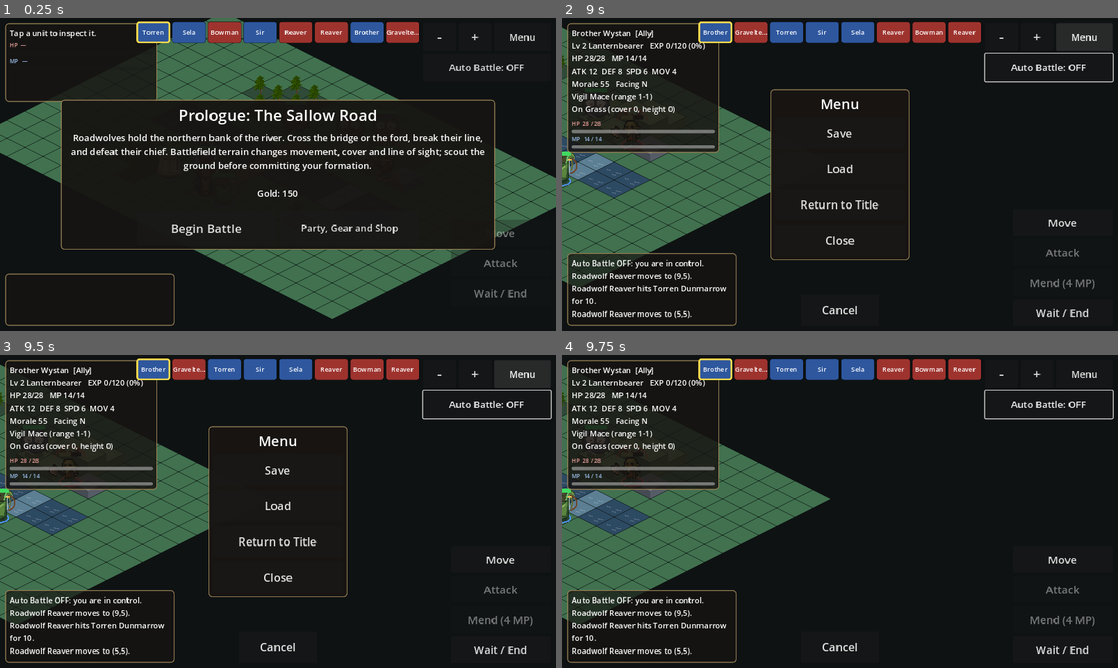
Above: before the commit, frames 1-4 (two rows, left to right).
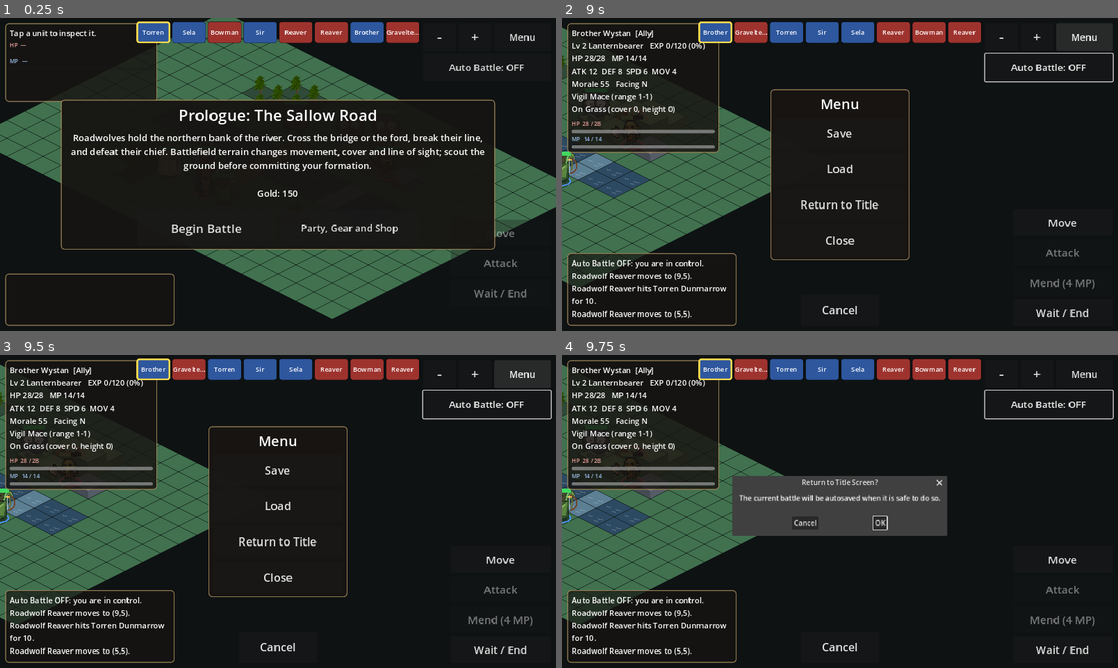
Above: after the commit, the same moments.

Repository: ninjun42215-gif/KindleWake
Game: Godot game, scene res://Main.tscn
The game is run twice, just before and just after one commit, with the same random seed, the same clock (stepped at 60 frames per second) and the same inputs. This scene is started directly instead of the project's main scene.
Inputs (mouse positions are in pixels of both pictures, inside the frame that each line leads up to):
- Up to frame 1 (0.25 s): no input
- Up to frame 2 (9 s): click "Begin Battle" at 0.5 s; click "-" at 1.25 s; click "+" at 2 s; click "Auto Battle: OFF" at 2.75 s; move the mouse to (812, 237) at 3.52 s; hold Up (ui_up) 3.53-4.25 s; tap E at 3.6, 7.35 s; click (812, 237) at 3.67 s; drag from (1006, 221) to (812, 237) at 4.27 s; click "Auto Battle: ON" at 5 s; click "Move" at 5.75 s; click "Wait / End" at 6.5 s; move the mouse to (673, 127) at 7.27 s; hold Left (ui_left) 7.28-8 s; drag from (867, 174) to (673, 127) at 8.02 s; click "Menu" at 8.75 s
- Up to frame 3 (9.5 s): no input
- Up to frame 4 (9.75 s): click "Return to Title" at 9.5 s

Frames 1-3 are identical in both runs. In frame 4, 7.4% of the frame differs, in the area x 30-70%, y 38-58%.

Commit message:
Wire battle return-to-title confirmation safely

Diff:
--- a/Kindlewake/scripts/ui/battle_scene.gd
+++ b/Kindlewake/scripts/ui/battle_scene.gd
@@ -95,6 +95,7 @@
 var preview_panel: PanelContainer        # attack / skill / move preview above Confirm and Cancel
 var preview_label: Label
 var menu_panel: PanelContainer           # Save / Load popup
+var title_confirm: ConfirmationDialog
 
 
 func _ready() -> void:
@@ -1685,7 +1686,7 @@
     mbox.add_child(_make_button("Load", _on_menu_load, Vector2(300, 72), 26))
     mbox.add_child(_make_button("Return to Title", _request_return_to_title, Vector2(300, 72), 26))
     mbox.add_child(_make_button("Close", _on_menu_pressed, Vector2(300, 72), 26))
-    var title_confirm := ConfirmationDialog.new()
+    title_confirm = ConfirmationDialog.new()
     title_confirm.name = "ReturnToTitleConfirm"
     title_confirm.title = "Return to Title Screen?"
     title_confirm.dialog_text = "The current battle will be autosaved when it is safe to do so."
@@ -1713,9 +1714,8 @@
 
 func _request_return_to_title() -> void:
     menu_panel.visible = false
-    var dialog := get_node_or_null("ReturnToTitleConfirm")
-    if dialog is ConfirmationDialog:
-        (dialog as ConfirmationDialog).popup_centered()
+    if title_confirm != null:
+        title_confirm.popup_centered()
 
 
 func _return_to_title() -> void:
